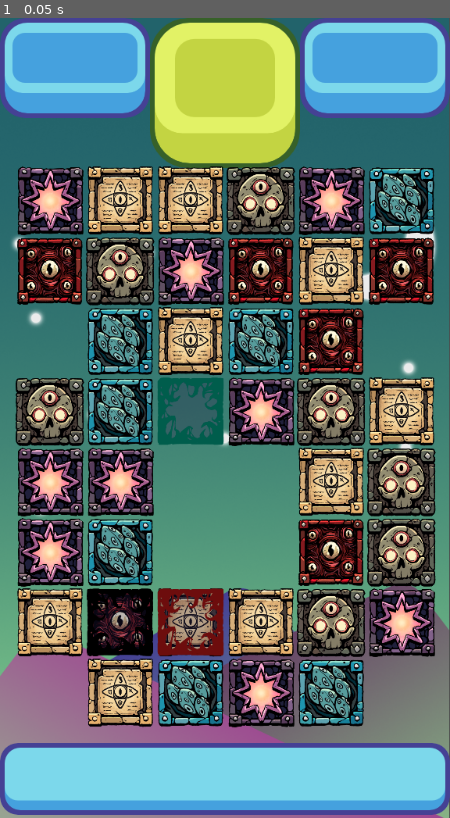
Above: before the commit, frame 1.
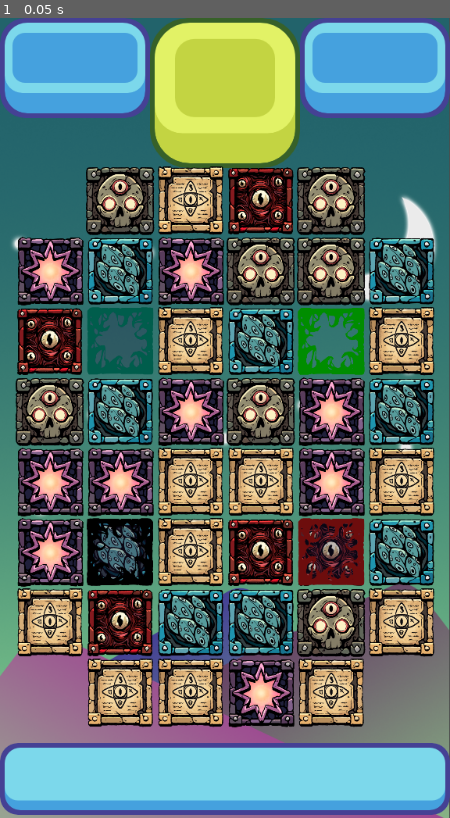
Above: after the commit, the same moment.

Repository: 4tramutola/match_3_lovecraft
Game: Godot game, scene res://scenes/game_window.tscn
Two runs of this game, one before a commit and one after it. Both use one fixed random seed, a clock stepped at 60 frames per second and the inputs below.
Inputs:
- Up to frame 1 (0.05 s): no input

The runs differ from the first frame. In frame 1, 36% of the frame differs, in the area x 3-97%, y 18-89%.

Commit message:
Corrupted pieces (with bug)

Diff:
--- /dev/null
+++ b/scenes/corrupt.tscn
@@ -0,0 +1,9 @@
+[gd_scene load_steps=3 format=3 uid="uid://coqiy7p0jv8lf"]
+
+[ext_resource type="PackedScene" uid="uid://cmd1umekvbw5b" path="res://scenes/time.tscn" id="1_ax1rm"]
+[ext_resource type="Texture2D" uid="uid://c0c521b5ghy5p" path="res://Pieces/Corrupt_Basic.png" id="2_0rrks"]
+
+[node name="corrupt" instance=ExtResource("1_ax1rm")]
+
+[node name="Sprite2D" parent="." index="0"]
+texture = ExtResource("2_0rrks")
--- a/scenes/game_window.tscn
+++ b/scenes/game_window.tscn
@@ -7,6 +7,7 @@
 [ext_resource type="Script" uid="uid://dvh1ecs1j2tgf" path="res://scripts/dark_holder.gd" id="5_7wq2k"]
 [ext_resource type="Script" uid="uid://7x3l5tpaf5be" path="res://scripts/stone_holder.gd" id="6_5bvbt"]
 [ext_resource type="Script" uid="uid://bpgwmimvxsc8f" path="res://scripts/time_holder.gd" id="7_llew5"]
+[ext_resource type="Script" uid="uid://djnb3crhnuwpn" path="res://scripts/corrupt_holder.gd" id="8_r8j6e"]
 
 [node name="game_window" type="Node2D"]
 
@@ -35,10 +36,11 @@
 y_start = 864
 offset = 90
 y_offset = 2
-empty_spaces = PackedVector2Array(0, 0, 0, 5, 5, 5, 5, 0, 2, 2, 2, 3, 3, 2, 3, 3)
-dark_spaces = PackedVector2Array(1, 1)
-stone_spaces = PackedVector2Array(2, 1)
-time_spaces = PackedVector2Array(2, 4)
+empty_spaces = PackedVector2Array(0, 0, 0, 7, 5, 7, 5, 0)
+dark_spaces = PackedVector2Array(1, 2)
+stone_spaces = PackedVector2Array(4, 2)
+time_spaces = PackedVector2Array(1, 5)
+corrupt_spaces = PackedVector2Array(4, 5)
 
 [node name="dark_holder" type="Node2D" parent="."]
 script = ExtResource("5_7wq2k")
@@ -48,6 +50,9 @@
 
 [node name="time_holder" type="Node2D" parent="."]
 script = ExtResource("7_llew5")
+
+[node name="corrupt_holder" type="Node2D" parent="."]
+script = ExtResource("8_r8j6e")
 
 [node name="destroy_timer" type="Timer" parent="."]
 wait_time = 0.5
@@ -61,14 +66,17 @@
 wait_time = 0.5
 one_shot = true
 
+[connection signal="damage_corrupt" from="grid" to="corrupt_holder" method="_on_grid_damage_corrupt"]
 [connection signal="damage_dark" from="grid" to="dark_holder" method="_on_grid_damage_dark"]
 [connection signal="damage_stone" from="grid" to="stone_holder" method="_on_grid_damage_stone"]
 [connection signal="damage_time" from="grid" to="time_holder" method="_on_grid_damage_time"]
+[connection signal="make_corrupt" from="grid" to="corrupt_holder" method="_on_grid_make_corrupt"]
 [connection signal="make_dark" from="grid" to="dark_holder" method="_on_grid_make_dark"]
 [connection signal="make_stone" from="grid" to="stone_holder" method="_on_grid_make_stone"]
 [connection signal="make_time" from="grid" to="time_holder" method="_on_grid_make_time"]
 [connection signal="remove_stone" from="stone_holder" to="grid" method="_on_stone_holder_remove_stone"]
 [connection signal="remove_time" from="time_holder" to="grid" method="_on_time_holder_remove_time"]
+[connection signal="remove_corrupt" from="corrupt_holder" to="grid" method="_on_corrupt_holder_remove_corrupt"]
 [connection signal="timeout" from="destroy_timer" to="grid" method="_on_destroy_timer_timeout"]
 [connection signal="timeout" from="collapse_timer" to="grid" method="_on_collapse_timer_timeout"]
 [connection signal="timeout" from="refill_timer" to="grid" method="_on_refill_timer_timeout"]
--- a/scenes/grid.gd
+++ b/scenes/grid.gd
@@ -17,7 +17,9 @@
 @export var dark_spaces: PackedVector2Array
 @export var stone_spaces: PackedVector2Array
 @export var time_spaces: PackedVector2Array
-
+@export var corrupt_spaces: PackedVector2Array
+
+var damaged_corrupt = false
 # Obstacle signals
 signal damage_dark
 signal make_dark
@@ -25,6 +27,8 @@
 signal make_stone
 signal damage_time
 signal make_time
+signal damage_corrupt
+signal make_corrupt
 
 #Pieces array
 var possible_pieces = [
@@ -57,12 +61,15 @@
 	spawn_dark();
 	spawn_stone();
 	spawn_time();
+	spawn_corrupt();
 
 func restricted_fill(place):
 		#check empty pieces
 	if is_in_array(empty_spaces, place):
 		return true
 	if is_in_array(time_spaces, place):
+		return true
+	if is_in_array(corrupt_spaces, place):
 		return true
 	return false
 
@@ -83,8 +90,6 @@
 		if array[i] == item:
 			array.remove_at(i)
 pass # Replace with function body.
-
-
 
 func make_2d_array():
 	var array = []
@@ -121,6 +126,10 @@
 func spawn_time():
 	for i in time_spaces.size():
 		emit_signal("make_time",time_spaces[i])
+
+func spawn_corrupt():
+	for i in corrupt_spaces.size():
+		emit_signal("make_corrupt",corrupt_spaces[i])
 
 func match_at(i, j, color):
 	if i > 1:
@@ -260,11 +269,23 @@
 	# Check Down
 		emit_signal("damage_time", Vector2(column, row - 1))
 
+func check_corrupt(column, row):
+# Check Right
+	if column < width - 1:
+		emit_signal("damage_corrupt", Vector2(column + 1, row))
+	# Check Left
+		emit_signal("damage_corrupt", Vector2(column - 1, row))
+	# Check Up
+		emit_signal("damage_corrupt", Vector2(column, row + 1))
+	# Check Down
+		emit_signal("damage_corrupt", Vector2(column, row - 1))
+
 
 func damage_special(column, row):
 	emit_signal("damage_dark", Vector2(column, row))
 	emit_signal("damage_stone", Vector2(column, row))
 	check_time(column, row)
+	check_corrupt(column, row)
 
 func collapse_columns():
 	for i in width:
@@ -305,9 +326,55 @@
 					find_matches()
 					get_parent().get_node("destroy_timer").start()
 					return
+	if !damaged_corrupt:
+		generate_corrupt()
 	state = move;
 	move_checked = false;
-	pass
+	damaged_corrupt = false;
+
+func generate_corrupt():
+	# Make sure there are slime pieces on the board
+	if corrupt_spaces.size() > 0:
+		var corrupt_made = false
+		var tracker = 0
+		while !corrupt_made and tracker < 100:
+			# Check a random slime
+			var random_num = randi_range(0, corrupt_spaces.size() -1)
+			var pos = corrupt_spaces[random_num]  # CORREÇÃO AQUI
+			var curr_x = corrupt_spaces[random_num].x
+			var curr_y = corrupt_spaces[random_num].y
+			var neighbor = find_normal_neighbor(curr_x, curr_y)
+			if neighbor != null:
+				# Turn that neighbor into a corrupt
+				all_pieces [neighbor.x][neighbor.y].queue_free()
+				# remove that piece
+				# set to null
+				all_pieces[neighbor.x][neighbor.y] = null
+				# Add this new stpot to the array of corrupts
+				corrupt_spaces.append(Vector2(neighbor.x, neighbor.y))
+				# Send a signl to the corrupt holder to make a new corrupt
+				emit_signal("make_corrupt", Vector2(neighbor.x, neighbor.y))
+				corrupt_made = true
+			tracker += 1
+
+func find_normal_neighbor(column, row):
+	# Check Right First
+	if is_in_grid(Vector2(column + 1, row)):
+		if all_pieces[column +1][row] != null:
+			return Vector2(column +1, row)
+	# Check Left First
+	if is_in_grid(Vector2(column - 1, row)):
+		if all_pieces[column -1][row] != null:
+			return Vector2(column -1, row)
+	# Check Up First
+	if is_in_grid(Vector2(column, row + 1)):
+		if all_pieces[column][row +1] != null:
+			return Vector2(column, row +1)
+	# Check Right First
+	if is_in_grid(Vector2(column, row -1)):
+		if all_pieces[column][row -1] != null:
+			return Vector2(column, row -1)
+	return null
 
 func _on_destroy_timer_timeout():
 	destroy_matched();
@@ -323,4 +390,7 @@
 
 func _on_time_holder_remove_time(place):
 	remove_from_array(time_spaces, place)
-	pass # Replace with function body.
+
+func _on_corrupt_holder_remove_corrupt(place):
+	damaged_corrupt = true
+	remove_from_array(corrupt_spaces, place)
--- /dev/null
+++ b/scripts/corrupt_holder.gd
@@ -0,0 +1,38 @@
+extends Node2D
+
+signal remove_corrupt
+
+var corrupt_pieces = []
+var width = 6
+var height = 8
+var corrupt = preload("res://scenes/corrupt.tscn")
+
+# Called when the node enters the scene tree for the first corrupt.
+func _ready():
+	pass
+
+func make_2d_array():
+	var array = []
+	for i in width:
+		array.append([])
+		for j in height:
+			array[i].append(null);
+	return array;
+
+func _on_grid_make_corrupt(board_position):
+	if corrupt_pieces.size() == 0:
+		corrupt_pieces = make_2d_array()
+	var current = corrupt.instantiate()
+	add_child(current)
+	current.position = Vector2(board_position.x * 90 + 64, -board_position.y * 90 + 864)
+	corrupt_pieces[board_position.x][board_position.y] = current
+
+func _on_grid_damage_corrupt(board_position):
+	if board_position.x < width and board_position.y < height:
+		if corrupt_pieces[board_position.x][board_position.y] != null:
+			corrupt_pieces[board_position.x][board_position.y].take_damage(1)
+			if corrupt_pieces[board_position.x][board_position.y].health <= 0:
+				corrupt_pieces[board_position.x][board_position.y].queue_free()  # Correct usage
+				corrupt_pieces[board_position.x][board_position.y] = null  # Clear the reference
+				emit_signal("remove_corrupt", board_position)
+		pass # Replace with function body.
Binary file added: Pieces/Corrupt_Basic.png
Not shown, added: Pieces/Corrupt_Basic.png.import
Not shown: 1 places in scenes/game_window.tscn that only renumber resources
Not shown, added: scripts/corrupt_holder.gd.uid
